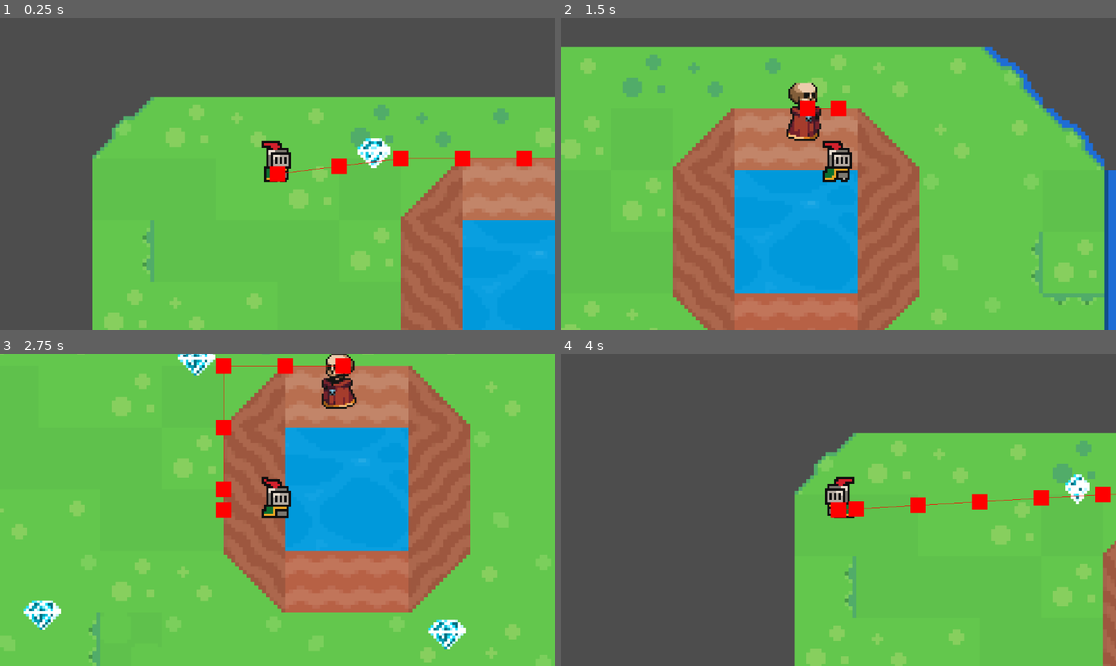
Above: before the commit, frames 1-4 (two rows, left to right).
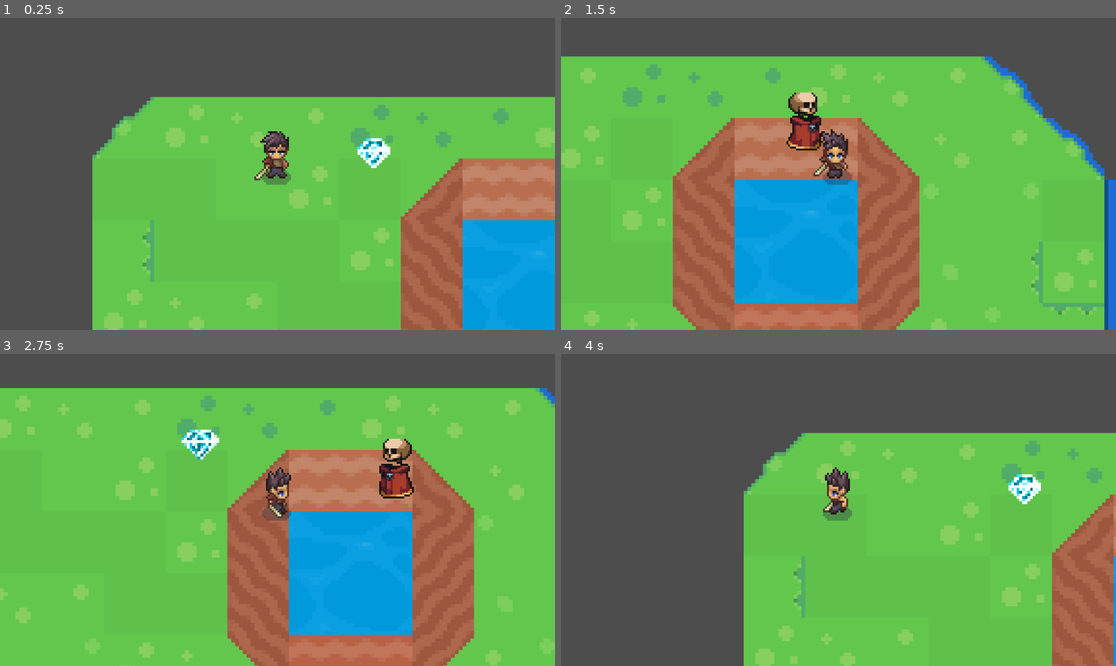
Above: after the commit, the same moments.

Repository: ggrudev08/Godot_First_Project
Game: Godot game, scene res://scenes/game.tscn
Two runs of this game, one before a commit and one after it. Both use one fixed random seed, a clock stepped at 60 frames per second and the inputs below.
Inputs:
- Up to frame 1 (0.25 s): no input
- Up to frame 2 (1.5 s): hold D (move_right) 0.53-1.28 s; hold S (move_down) from 1.28 s (still down)
- Up to frame 3 (2.75 s): release S (move_down) at 2.03 s; hold D (move_right) from 2.03 s (still down)
- Up to frame 4 (4 s): release D (move_right) at 2.78 s; hold W (move_up) 2.78-3.53 s; hold A (move_left) from 3.53 s (still down)

The runs differ from the first frame. In frame 1, 1.5% of the frame differs, in the area x 45-100%, y 36-54%; in frame 2, 14%; in frame 3, 45%, in the area x 0-100%, y 0-100%; in frame 4, 17%.

Commit message:
Fixed sprite for top-down

Diff:
--- a/scenes/player.tscn
+++ b/scenes/player.tscn
@@ -1,95 +1,161 @@
 [gd_scene format=3 uid="uid://btoor1uajck8q"]
 
-[ext_resource type="Texture2D" uid="uid://ce3auy2ubylxr" path="res://assets/player/knight.png" id="1_3vyb7"]
 [ext_resource type="Script" uid="uid://5kpnouebcdam" path="res://scripts/player.gd" id="1_g2els"]
-
-[sub_resource type="AtlasTexture" id="AtlasTexture_g2els"]
-atlas = ExtResource("1_3vyb7")
-region = Rect2(0, 0, 32, 32)
+[ext_resource type="Texture2D" uid="uid://drvk20k4qwyee" path="res://assets/player/Swordsman_lvl2_Idle_with_shadow.png" id="2_g2els"]
+[ext_resource type="Texture2D" uid="uid://c5wrnmis5jrxy" path="res://assets/player/Swordsman_lvl2_Run_with_shadow.png" id="3_qhqgy"]
 
 [sub_resource type="AtlasTexture" id="AtlasTexture_qhqgy"]
-atlas = ExtResource("1_3vyb7")
-region = Rect2(32, 0, 32, 32)
+atlas = ExtResource("2_g2els")
+region = Rect2(0, 0, 64, 64)
 
 [sub_resource type="AtlasTexture" id="AtlasTexture_dqkch"]
-atlas = ExtResource("1_3vyb7")
-region = Rect2(64, 0, 32, 32)
+atlas = ExtResource("2_g2els")
+region = Rect2(64, 0, 64, 64)
 
 [sub_resource type="AtlasTexture" id="AtlasTexture_qlg0r"]
-atlas = ExtResource("1_3vyb7")
-region = Rect2(96, 0, 32, 32)
+atlas = ExtResource("2_g2els")
+region = Rect2(128, 0, 64, 64)
 
 [sub_resource type="AtlasTexture" id="AtlasTexture_tuyoq"]
-atlas = ExtResource("1_3vyb7")
-region = Rect2(0, 64, 32, 32)
+atlas = ExtResource("2_g2els")
+region = Rect2(192, 0, 64, 64)
 
 [sub_resource type="AtlasTexture" id="AtlasTexture_fjrip"]
-atlas = ExtResource("1_3vyb7")
-region = Rect2(32, 64, 32, 32)
+atlas = ExtResource("2_g2els")
+region = Rect2(256, 0, 64, 64)
 
 [sub_resource type="AtlasTexture" id="AtlasTexture_smehm"]
-atlas = ExtResource("1_3vyb7")
-region = Rect2(64, 64, 32, 32)
+atlas = ExtResource("3_qhqgy")
+region = Rect2(0, 0, 64, 64)
 
 [sub_resource type="AtlasTexture" id="AtlasTexture_ur7pv"]
-atlas = ExtResource("1_3vyb7")
-region = Rect2(96, 64, 32, 32)
+atlas = ExtResource("3_qhqgy")
+region = Rect2(64, 0, 64, 64)
 
 [sub_resource type="AtlasTexture" id="AtlasTexture_y4r1p"]
-atlas = ExtResource("1_3vyb7")
-region = Rect2(128, 64, 32, 32)
+atlas = ExtResource("3_qhqgy")
+region = Rect2(128, 0, 64, 64)
 
 [sub_resource type="AtlasTexture" id="AtlasTexture_d2wvv"]
-atlas = ExtResource("1_3vyb7")
-region = Rect2(160, 64, 32, 32)
+atlas = ExtResource("3_qhqgy")
+region = Rect2(192, 0, 64, 64)
 
 [sub_resource type="AtlasTexture" id="AtlasTexture_3v2ag"]
-atlas = ExtResource("1_3vyb7")
-region = Rect2(192, 64, 32, 32)
+atlas = ExtResource("3_qhqgy")
+region = Rect2(256, 0, 64, 64)
 
 [sub_resource type="AtlasTexture" id="AtlasTexture_jej6c"]
-atlas = ExtResource("1_3vyb7")
-region = Rect2(224, 64, 32, 32)
+atlas = ExtResource("3_qhqgy")
+region = Rect2(320, 0, 64, 64)
 
 [sub_resource type="AtlasTexture" id="AtlasTexture_f1ej7"]
-atlas = ExtResource("1_3vyb7")
-region = Rect2(0, 96, 32, 32)
+atlas = ExtResource("3_qhqgy")
+region = Rect2(384, 0, 64, 64)
 
 [sub_resource type="AtlasTexture" id="AtlasTexture_oprun"]
-atlas = ExtResource("1_3vyb7")
-region = Rect2(32, 96, 32, 32)
+atlas = ExtResource("3_qhqgy")
+region = Rect2(448, 0, 64, 64)
+
+[sub_resource type="AtlasTexture" id="AtlasTexture_l71n6"]
+atlas = ExtResource("3_qhqgy")
+region = Rect2(0, 64, 64, 64)
+
+[sub_resource type="AtlasTexture" id="AtlasTexture_ke2ow"]
+atlas = ExtResource("3_qhqgy")
+region = Rect2(64, 64, 64, 64)
+
+[sub_resource type="AtlasTexture" id="AtlasTexture_ujl30"]
+atlas = ExtResource("3_qhqgy")
+region = Rect2(128, 64, 64, 64)
+
+[sub_resource type="AtlasTexture" id="AtlasTexture_31cv2"]
+atlas = ExtResource("3_qhqgy")
+region = Rect2(192, 64, 64, 64)
+
+[sub_resource type="AtlasTexture" id="AtlasTexture_pf23h"]
+atlas = ExtResource("3_qhqgy")
+region = Rect2(256, 64, 64, 64)
+
+[sub_resource type="AtlasTexture" id="AtlasTexture_dt7fs"]
+atlas = ExtResource("3_qhqgy")
+region = Rect2(320, 64, 64, 64)
+
+[sub_resource type="AtlasTexture" id="AtlasTexture_wqfne"]
+atlas = ExtResource("3_qhqgy")
+region = Rect2(384, 64, 64, 64)
+
+[sub_resource type="AtlasTexture" id="AtlasTexture_wnwbv"]
+atlas = ExtResource("3_qhqgy")
+region = Rect2(448, 64, 64, 64)
+
+[sub_resource type="AtlasTexture" id="AtlasTexture_gl8cc"]
+atlas = ExtResource("3_qhqgy")
+region = Rect2(0, 128, 64, 64)
+
+[sub_resource type="AtlasTexture" id="AtlasTexture_487ah"]
+atlas = ExtResource("3_qhqgy")
+region = Rect2(64, 128, 64, 64)
+
+[sub_resource type="AtlasTexture" id="AtlasTexture_md1ol"]
+atlas = ExtResource("3_qhqgy")
+region = Rect2(128, 128, 64, 64)
+
+[sub_resource type="AtlasTexture" id="AtlasTexture_bj30b"]
+atlas = ExtResource("3_qhqgy")
+region = Rect2(192, 128, 64, 64)
+
+[sub_resource type="AtlasTexture" id="AtlasTexture_jc3p3"]
+atlas = ExtResource("3_qhqgy")
+region = Rect2(256, 128, 64, 64)
+
+[sub_resource type="AtlasTexture" id="AtlasTexture_hax0n"]
+atlas = ExtResource("3_qhqgy")
+region = Rect2(320, 128, 64, 64)
+
+[sub_resource type="AtlasTexture" id="AtlasTexture_t4otl"]
+atlas = ExtResource("3_qhqgy")
+region = Rect2(384, 128, 64, 64)
+
+[sub_resource type="AtlasTexture" id="AtlasTexture_j2b1d"]
+atlas = ExtResource("3_qhqgy")
+region = Rect2(448, 128, 64, 64)
 
 [sub_resource type="AtlasTexture" id="AtlasTexture_a8ls1"]
-atlas = ExtResource("1_3vyb7")
-region = Rect2(64, 96, 32, 32)
+atlas = ExtResource("3_qhqgy")
+region = Rect2(0, 192, 64, 64)
 
 [sub_resource type="AtlasTexture" id="AtlasTexture_qfm1y"]
-atlas = ExtResource("1_3vyb7")
-region = Rect2(96, 96, 32, 32)
+atlas = ExtResource("3_qhqgy")
+region = Rect2(64, 192, 64, 64)
 
 [sub_resource type="AtlasTexture" id="AtlasTexture_fulsm"]
-atlas = ExtResource("1_3vyb7")
-region = Rect2(128, 96, 32, 32)
+atlas = ExtResource("3_qhqgy")
+region = Rect2(128, 192, 64, 64)
 
 [sub_resource type="AtlasTexture" id="AtlasTexture_4r5pv"]
-atlas = ExtResource("1_3vyb7")
-region = Rect2(160, 96, 32, 32)
+atlas = ExtResource("3_qhqgy")
+region = Rect2(192, 192, 64, 64)
 
 [sub_resource type="AtlasTexture" id="AtlasTexture_60mlk"]
-atlas = ExtResource("1_3vyb7")
-region = Rect2(192, 96, 32, 32)
+atlas = ExtResource("3_qhqgy")
+region = Rect2(256, 192, 64, 64)
 
 [sub_resource type="AtlasTexture" id="AtlasTexture_i4ail"]
-atlas = ExtResource("1_3vyb7")
-region = Rect2(224, 96, 32, 32)
+atlas = ExtResource("3_qhqgy")
+region = Rect2(320, 192, 64, 64)
+
+[sub_resource type="AtlasTexture" id="AtlasTexture_a38lo"]
+atlas = ExtResource("3_qhqgy")
+region = Rect2(384, 192, 64, 64)
+
+[sub_resource type="AtlasTexture" id="AtlasTexture_4ni07"]
+atlas = ExtResource("3_qhqgy")
+region = Rect2(448, 192, 64, 64)
 
 [sub_resource type="SpriteFrames" id="SpriteFrames_my7n2"]
 animations = [{
 "frames": [{
 "duration": 1.0,
-"texture": SubResource("AtlasTexture_g2els")
-}, {
-"duration": 1.0,
 "texture": SubResource("AtlasTexture_qhqgy")
 }, {
 "duration": 1.0,
@@ -97,6 +163,12 @@
 }, {
 "duration": 1.0,
 "texture": SubResource("AtlasTexture_qlg0r")
+}, {
+"duration": 1.0,
+"texture": SubResource("AtlasTexture_tuyoq")
+}, {
+"duration": 1.0,
+"texture": SubResource("AtlasTexture_fjrip")
 }],
 "loop": true,
 "name": &"idle",
@@ -104,12 +176,6 @@
 }, {
 "frames": [{
 "duration": 1.0,
-"texture": SubResource("AtlasTexture_tuyoq")
-}, {
-"duration": 1.0,
-"texture": SubResource("AtlasTexture_fjrip")
-}, {
-"duration": 1.0,
 "texture": SubResource("AtlasTexture_smehm")
 }, {
 "duration": 1.0,
@@ -132,7 +198,70 @@
 }, {
 "duration": 1.0,
 "texture": SubResource("AtlasTexture_oprun")
-}, {
+}],
+"loop": true,
+"name": &"moving_down",
+"speed": 8.0
+}, {
+"frames": [{
+"duration": 1.0,
+"texture": SubResource("AtlasTexture_l71n6")
+}, {
+"duration": 1.0,
+"texture": SubResource("AtlasTexture_ke2ow")
+}, {
+"duration": 1.0,
+"texture": SubResource("AtlasTexture_ujl30")
+}, {
+"duration": 1.0,
+"texture": SubResource("AtlasTexture_31cv2")
+}, {
+"duration": 1.0,
+"texture": SubResource("AtlasTexture_pf23h")
+}, {
+"duration": 1.0,
+"texture": SubResource("AtlasTexture_dt7fs")
+}, {
+"duration": 1.0,
+"texture": SubResource("AtlasTexture_wqfne")
+}, {
+"duration": 1.0,
+"texture": SubResource("AtlasTexture_wnwbv")
+}],
+"loop": true,
+"name": &"moving_left",
+"speed": 8.0
+}, {
+"frames": [{
+"duration": 1.0,
+"texture": SubResource("AtlasTexture_gl8cc")
+}, {
+"duration": 1.0,
+"texture": SubResource("AtlasTexture_487ah")
+}, {
+"duration": 1.0,
+"texture": SubResource("AtlasTexture_md1ol")
+}, {
+"duration": 1.0,
+"texture": SubResource("AtlasTexture_bj30b")
+}, {
+"duration": 1.0,
+"texture": SubResource("AtlasTexture_jc3p3")
+}, {
+"duration": 1.0,
+"texture": SubResource("AtlasTexture_hax0n")
+}, {
+"duration": 1.0,
+"texture": SubResource("AtlasTexture_t4otl")
+}, {
+"duration": 1.0,
+"texture": SubResource("AtlasTexture_j2b1d")
+}],
+"loop": true,
+"name": &"moving_right",
+"speed": 8.0
+}, {
+"frames": [{
 "duration": 1.0,
 "texture": SubResource("AtlasTexture_a8ls1")
 }, {
@@ -150,14 +279,20 @@
 }, {
 "duration": 1.0,
 "texture": SubResource("AtlasTexture_i4ail")
-}],
-"loop": true,
-"name": &"moving",
-"speed": 10.0
+}, {
+"duration": 1.0,
+"texture": SubResource("AtlasTexture_a38lo")
+}, {
+"duration": 1.0,
+"texture": SubResource("AtlasTexture_4ni07")
+}],
+"loop": true,
+"name": &"moving_up",
+"speed": 8.0
 }]
 
 [sub_resource type="RectangleShape2D" id="RectangleShape2D_tuyoq"]
-size = Vector2(4, 5)
+size = Vector2(6, 9.5)
 
 [node name="Player" type="CharacterBody2D" unique_id=284032360]
 collision_layer = 2
@@ -165,14 +300,13 @@
 
 [node name="AnimatedSprite2D" type="AnimatedSprite2D" parent="." unique_id=259827483]
 position = Vector2(0, -5)
-scale = Vector2(0.582, 0.594)
+scale = Vector2(0.5, 0.513)
 sprite_frames = SubResource("SpriteFrames_my7n2")
-animation = &"moving"
+animation = &"moving_right"
 autoplay = "idle"
-frame_progress = 0.8834869
 
 [node name="CollisionShape2D" type="CollisionShape2D" parent="." unique_id=1919011608]
-position = Vector2(0, -3.5)
+position = Vector2(0, -3.25)
 shape = SubResource("RectangleShape2D_tuyoq")
 
 [node name="Camera2D" type="Camera2D" parent="." unique_id=334936822]
--- a/scenes/skeleton.tscn
+++ b/scenes/skeleton.tscn
@@ -88,8 +88,8 @@
 "speed": 7.0
 }]
 
-[sub_resource type="RectangleShape2D" id="RectangleShape2D_4ra3w"]
-size = Vector2(16, 20)
+[sub_resource type="CircleShape2D" id="CircleShape2D_bnirc"]
+radius = 14.0
 
 [sub_resource type="RectangleShape2D" id="RectangleShape2D_ivqcw"]
 size = Vector2(16, 20)
@@ -111,7 +111,7 @@
 
 [node name="KillZoneCollision" type="CollisionShape2D" parent="KillZone" unique_id=518199432]
 position = Vector2(-2, 3)
-shape = SubResource("RectangleShape2D_4ra3w")
+shape = SubResource("CircleShape2D_bnirc")
 
 [node name="Timer" type="Timer" parent="KillZone" unique_id=1427378617]
 wait_time = 0.6
@@ -122,7 +122,6 @@
 shape = SubResource("RectangleShape2D_ivqcw")
 
 [node name="NavigationAgent2D" type="NavigationAgent2D" parent="." unique_id=1779402130]
-debug_enabled = true
 
 [connection signal="body_entered" from="KillZone" to="KillZone" method="_on_body_entered"]
 [connection signal="timeout" from="KillZone/Timer" to="KillZone" method="_on_timer_timeout"]
--- a/scripts/player.gd
+++ b/scripts/player.gd
@@ -5,23 +5,23 @@
 @onready var animated_sprite = $AnimatedSprite2D
 
 func _physics_process(delta: float) -> void:
-	#No gravity/jump, because it's top-down
-
 	# get_vector(left, right, up, down).
 	var direction := Input.get_vector("move_left", "move_right",
 	 "move_up", "move_down")
 
-	#Flip the sprite
-	if direction.x > 0:
-		animated_sprite.flip_h = false
-	elif direction.x < 0:
-		animated_sprite.flip_h = true
-
 	#Play animations
 	if direction == Vector2.ZERO:
 		animated_sprite.play("idle")
+	elif abs(direction.x) > abs(direction.y):
+		if direction.x > 0:
+			animated_sprite.play("moving_right")
+		else:
+			animated_sprite.play("moving_left")
 	else:
-		animated_sprite.play("moving")
+		if direction.y < 0:
+			animated_sprite.play("moving_up")
+		else:
+			animated_sprite.play("moving_down")
 
 	if direction != Vector2.ZERO:
 		velocity = direction * SPEED
--- a/scripts/skeleton.gd
+++ b/scripts/skeleton.gd
@@ -28,7 +28,7 @@
 	var next_pos = navigation_agent_2d.get_next_path_position()
 	velocity = current_pos.direction_to(next_pos) * SPEED
 
-	if velocity > Vector2.ZERO:
+	if velocity != Vector2.ZERO:
 		animated_sprite.play("running")
 	else:
 		animated_sprite.play("idle")
Binary file added: assets/player/Swordsman_lvl2_Death_with_shadow.png
Not shown, added: assets/player/Swordsman_lvl2_Death_with_shadow.png.import
Binary file added: assets/player/Swordsman_lvl2_Hurt_with_shadow.png
Not shown, added: assets/player/Swordsman_lvl2_Hurt_with_shadow.png.import
Binary file added: assets/player/Swordsman_lvl2_Idle_with_shadow.png
Not shown, added: assets/player/Swordsman_lvl2_Idle_with_shadow.png.import
Binary file added: assets/player/Swordsman_lvl2_Run_Attack_with_shadow.png
Not shown, added: assets/player/Swordsman_lvl2_Run_Attack_with_shadow.png.import
Binary file added: assets/player/Swordsman_lvl2_Run_with_shadow.png
Not shown, added: assets/player/Swordsman_lvl2_Run_with_shadow.png.import
Binary file added: assets/player/Swordsman_lvl2_Walk_Attack_with_shadow.png
Not shown, added: assets/player/Swordsman_lvl2_Walk_Attack_with_shadow.png.import
(and 5 more such lines)
